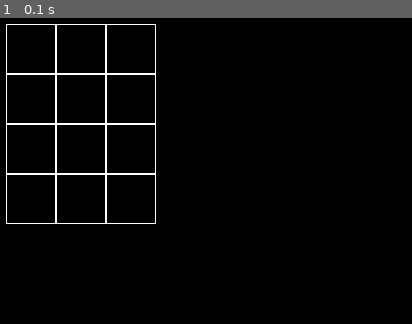
Above: before the commit, frame 1.
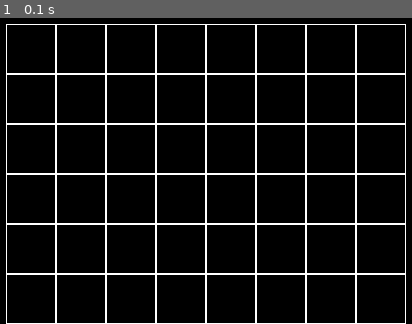
Above: after the commit, the same moment.

Repository: romanshhdsishxw/YL2024
Game: pygame game, started from PyGame 3. Клетчатое поле/Координаты клетки.py
Same seed, same stepped clock (60 frames per second), same inputs: the game is played once before the commit and once after it.
Inputs:
- Up to frame 1 (0.1 s): no input

The runs differ from the first frame. In frame 1, 5.6% of the frame differs, in the area x 1-99%, y 1-100%.

Commit message:
Координаты клетки

Diff:
--- a/PyGame 3. Клетчатое поле/Координаты клетки.py
+++ b/PyGame 3. Клетчатое поле/Координаты клетки.py
@@ -24,7 +24,7 @@
             for j in range(len(self.board[0])):
                 color = pygame.Color('white')
                 # if self.board[i][j] == 1:
-                #     color = pygame.Color('white')
+                # color = pygame.Color('white')
                 pygame.draw.rect(screen, color, (self.left + i * self.cell_size, self.top + j * self.cell_size,
                                                  self.cell_size, self.cell_size), 1)
 
@@ -33,12 +33,14 @@
         self.on_click(cell)
 
     def get_cell(self, mouse_pos):
-        x, y, = mouse_pos
-        if (self.left + len(self.board[0]) * self.cell_size < x or x < self.left
-                or self.top + len(self.board[0]) * self.cell_size < y or x < self.top):
-            return None
-        else:
-            return (x - self.left) // self.cell_size, (y - self.left) // self.cell_size
+        board_width = self.height * self.cell_size
+        board_height = self.width * self.cell_size
+        if self.left < mouse_pos[0] < self.left + board_width:
+            if self.top < mouse_pos[1] < self.top + board_height:
+                cell_coords = ((mouse_pos[0] - self.top) // self.cell_size,
+                               (mouse_pos[1] - self.left) // self.cell_size)
+                return cell_coords
+        return None
 
     def on_click(self, cell):
         pass
@@ -48,7 +50,7 @@
     screen = pygame.init()
     size = width, height = 800, 400
     screen = pygame.display.set_mode(size)
-    board = Board(4, 3)
+    board = Board(6, 8)
     board.set_view(100, 100, 50)
     running = True
     while running:
